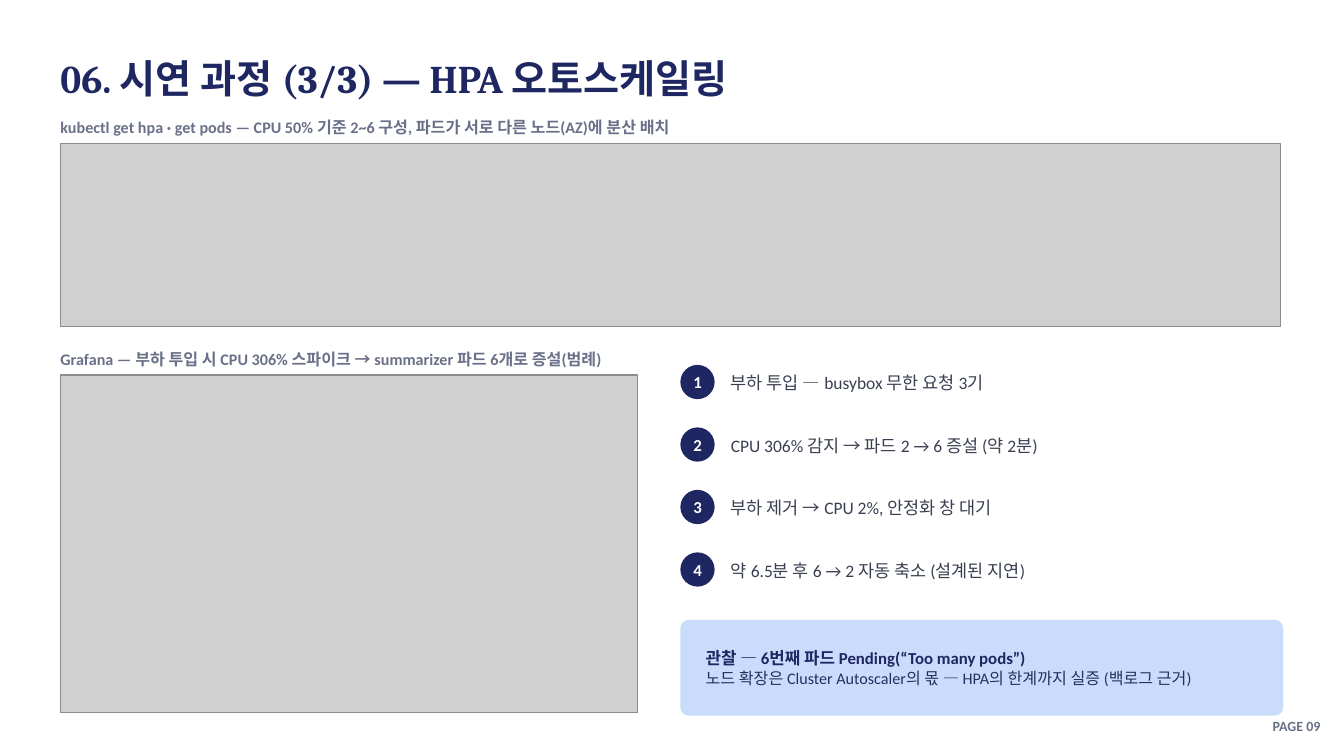
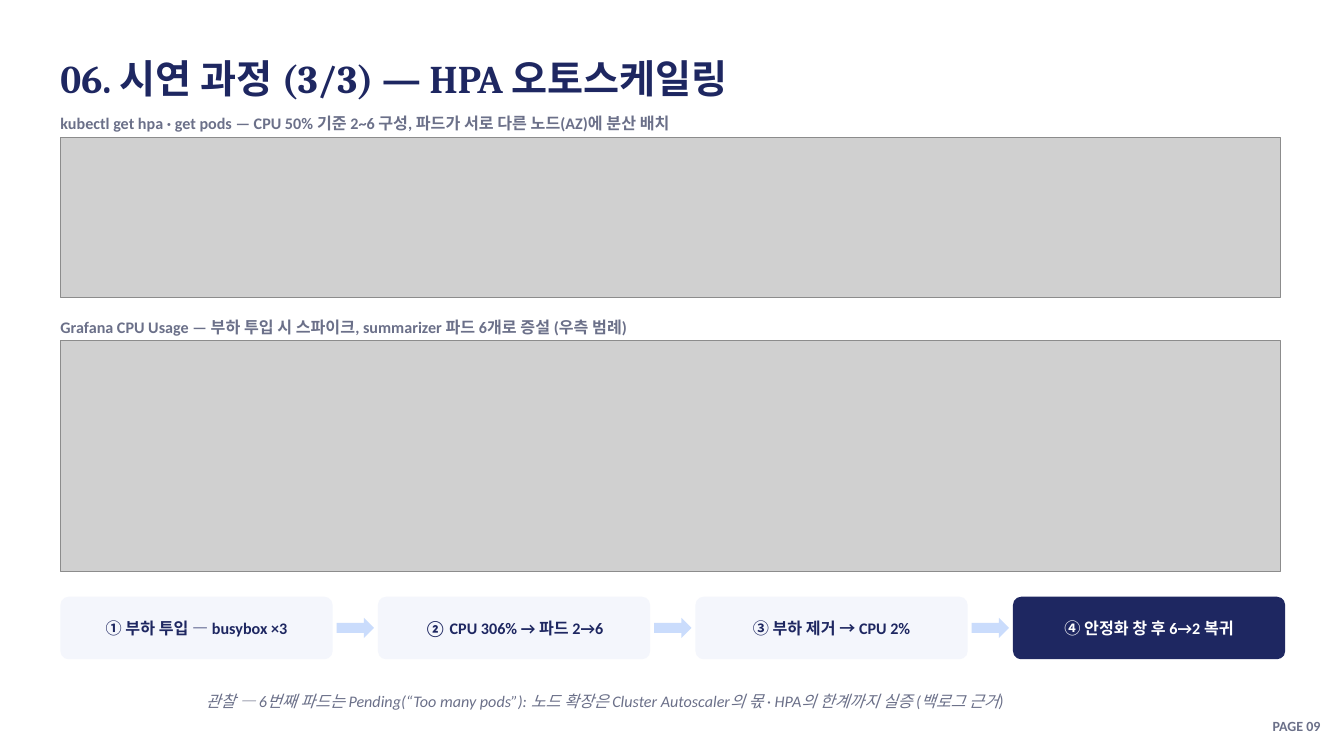
Before and after one commit to soc05272/eks-gitops-portfolio, a slide deck: slide 11 of docs/presentation.pptx. Drawn at 1344x756 pixels with LibreOffice and Linux fonts; fonts in the diff are those of the drawing; grey boxes stand for pictures. Boxes give left, top, right and bottom in pixels: in the first picture for what was removed or moved away, otherwise in the second. Text is boxed around its words. In the diff, an @@ line names an element or a change of style, - is before the commit and + after.

```diff
--- a/docs/presentation.pptx
+++ b/docs/presentation.pptx
@@ text "kubectl get hpa · get ...": place and size @@
-text "kubectl get hpa · get ..." at (60,119,670,136)
+text "kubectl get hpa · get ..." at (60,115,670,132)
@@ picture: place and size @@
-picture at (60,143,1280,327)
+picture at (60,137,1280,297)
@@ text at (60,319,627,336): text changed @@
-Grafana — 부하 투입 시 CPU 306% 스파이크 → summarizer 파드 6개로 증설(범례)
+Grafana CPU Usage — 부하 투입 시 스파이크, summarizer 파드 6개로 증설 (우측 범례)
@@ picture: place and size @@
-picture at (60,375,637,713)
+picture at (60,341,1280,572)
@@ ellipse removed at (681,365,715,399) @@
@@ text removed at (731,374,984,392) @@
-부하 투입 — busybox 무한 요청 3기
@@ ellipse removed at (681,427,715,462) @@
@@ text removed at (731,437,1037,454) @@
-CPU 306% 감지 → 파드 2 → 6 증설 (약 2분)
@@ ellipse removed at (681,490,715,524) @@
@@ text removed at (731,499,991,516) @@
-부하 제거 → CPU 2%, 안정화 창 대기
@@ ellipse removed at (681,553,715,587) @@
@@ text removed at (731,562,1026,579) @@
-약 6.5분 후 6 → 2 자동 축소 (설계된 지연)
@@ rounded rectangle added at (60,597,333,659), fill #F4F6FC @@
@@ rounded rectangle added at (378,597,650,659), fill #F4F6FC @@
@@ rounded rectangle added at (696,597,968,659), fill #F4F6FC @@
@@ rounded rectangle added at (1013,597,1286,659), fill #1E2761 @@
@@ text at (106,620,287,637): text changed; size 12 to 11.5 pt; text colour #FFFFFF to #1E2761 @@
-1
+① 부하 투입 — busybox ×3
@@ right arrow added at (337,618,374,638), fill #CADCFC @@
@@ text at (425,620,603,637): text changed; size 12 to 11.5 pt; text colour #FFFFFF to #1E2761 @@
-2
+② CPU 306% → 파드 2→6
@@ right arrow added at (654,618,692,638), fill #CADCFC @@
@@ rounded rectangle removed at (681,620,1284,716) @@
@@ text at (753,620,910,636): text changed; size 12 to 11.5 pt; text colour #FFFFFF to #1E2761 @@
-3
+③ 부하 제거 → CPU 2%
@@ right arrow added at (972,618,1009,638), fill #CADCFC @@
@@ text at (1064,620,1234,636): text changed; size 12 to 11.5 pt @@
-4
+④ 안정화 창 후 6→2 복귀
@@ text at (206,693,999,710): text changed; text colour #24305E to #6B7089; italic on @@
-관찰 — 6번째 파드 Pending(“Too many pods”)
-노드 확장은 Cluster Autoscaler의 몫 — HPA의 한계까지 실증 (백로그 근거)
+관찰 — 6번째 파드는 Pending(“Too many pods”): 노드 확장은 Cluster Autoscaler의 몫 · HPA의 한계까지 실증 (백로그 근거)
```
